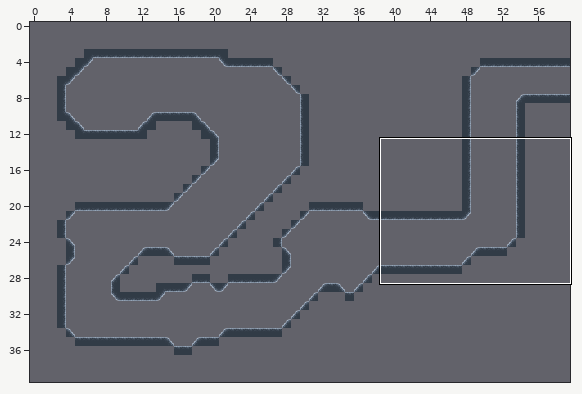
Tiled map (JSON), stored at assets/map/section00.json. Above: a wide view before the commit, with the close-up outlined.
Close-up. Old version:
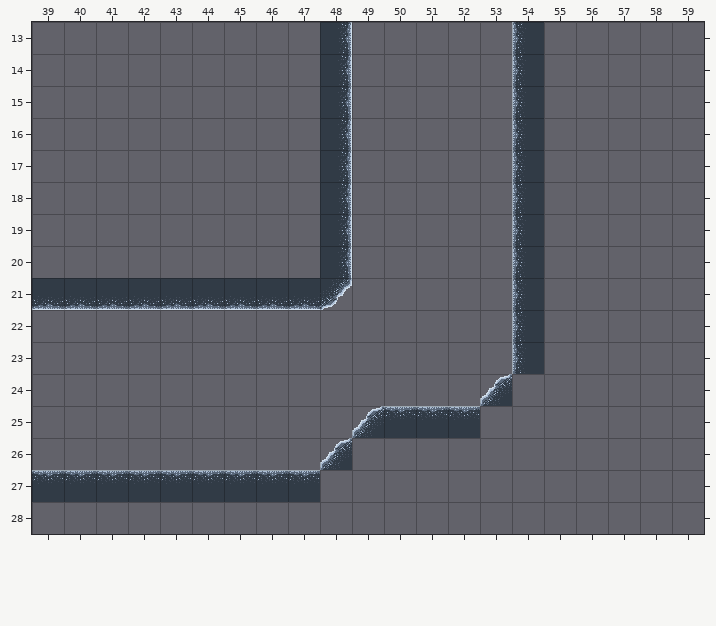
Cells are 32x32 px. Shown: x 39..59, y 13..28. The commit also changed other parts of the map, which this record leaves out.
After:
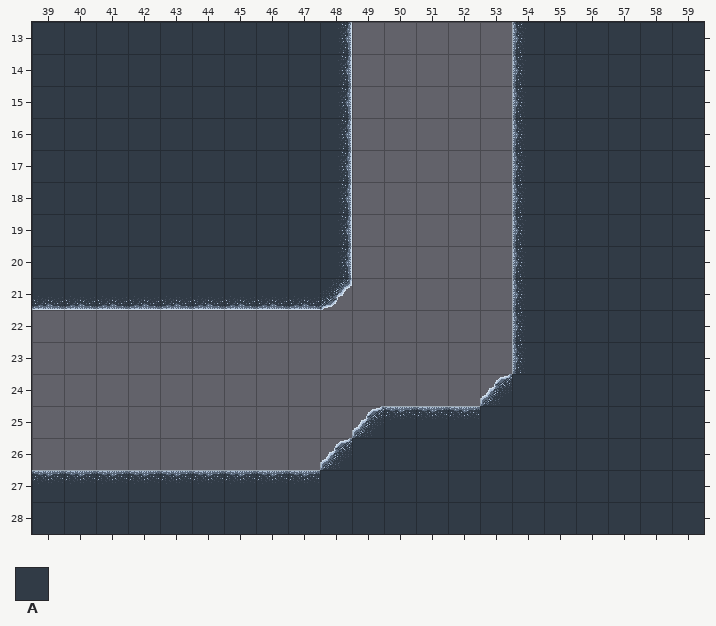
Key: from "slopes": A 21.
_ is an empty cell.
Tiles of an added or newly shown layer are drawn over the layers below it.
Changes in this commit:
Layer "background" (added):
y 13..20: x 39..47 _________ -> AAAAAAAAA; x 55..59 _____ -> AAAAA
y 21..23: x 55..59 _____ -> AAAAA
y 24: x 54..59 ______ -> AAAAAA
y 25: x 53..59 _______ -> AAAAAAA
y 26: x 49..59 ___________ -> AAAAAAAAAAA
y 27: x 48..59 ____________ -> AAAAAAAAAAAA
y 28: x 39..59 _____________________ -> AAAAAAAAAAAAAAAAAAAAA
